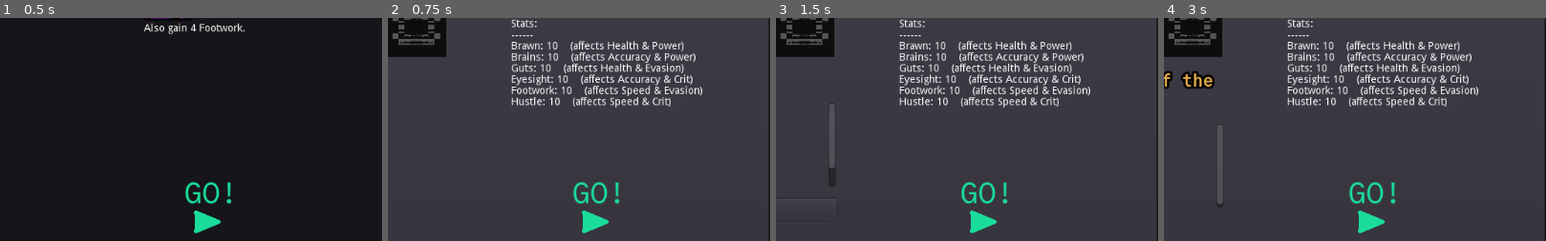
Above: before the commit, frames 1-4 (left to right).
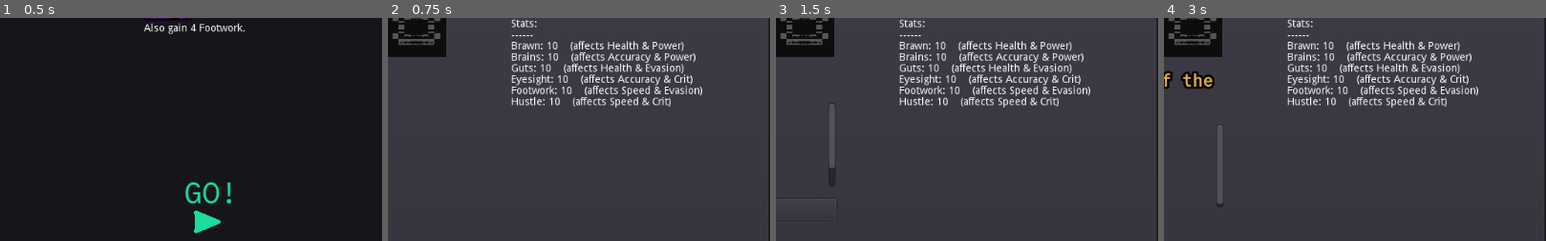
Above: after the commit, the same moments.

Repository: redxaxder/7DRL2024
Game: Godot game, scene res://main.tscn
Two runs of this game, one before a commit and one after it. Both use one fixed random seed, a clock stepped at 60 frames per second and the inputs below.
Inputs (mouse positions are % of the whole screen's width and height, from its top left):
- Up to frame 1 (0.5 s): no input
- Up to frame 2 (0.75 s): click "Skill Tree" at 0.5 s
- Up to frame 3 (1.5 s): click (10, 17) at 1.27 s
- Up to frame 4 (3 s): click (19, 17) at 2.02 s; click (27, 17) at 2.77 s
The pictures show only the part of the screen within x 50-100%, y 48-98%; the shares and areas given below are measured in that part.

Frame 1 is identical in both runs. In frame 2, 0.9% of the frame differs, in the area x 48-61%, y 73-97%; in frame 3, 0.9%; in frame 4, 0.9%.

Commit message:
Removing go button from skill tree view. Go/viewer enter shortcuts.

Diff:
--- a/data/consumables/Consumables.gd
+++ b/data/consumables/Consumables.gd
@@ -118,7 +118,6 @@
 		randi() % 6
 	]
 	stat_reward_increase = (randi() % 3) + 3
-	print("init rewards "+ str(stat_reward_increase))
 
 	for s in won_stats:
 		stat_text += "Also gain {0} {1}.\n".format([
--- a/main.gd
+++ b/main.gd
@@ -166,7 +166,7 @@
 
 func update_button_visibility():
 	get_node("%DONE").visible = !gonogo and !gameover and has_seen_end
-	get_node("%GO").visible = gonogo or gameover
+	get_node("%GO").visible = (gonogo or gameover) && !$SkillTreePanel.visible
 	get_node("%RESTART").visible = gameover
 	get_node("%ConsumablesContainer").visible = gonogo and !gameover and !$SkillTreePanel.visible
 	get_node("%FloorNumber").visible = gonogo and !$SkillTreePanel.visible
@@ -206,8 +206,15 @@
 func _unhandled_input(event):
 	if event.is_action_pressed("toggle"):
 		if get_node("%GO").visible == true: go()
-	if event.is_action_pressed("return"):
-		if get_node("%DONE").visible == true: done()
+	if event.is_action_pressed("return") && !$SkillTreePanel.visible:
+		var debounce_timer : Timer = get_node("%history_view").get_node("%DebounceTimer")
+		if debounce_timer.get_time_left() <= 0:
+			if get_node("%GO").visible == true && gonogo:
+				debounce_timer.start(0.2)
+				go()
+			if get_node("%DONE").visible == true && !gonogo:
+				debounce_timer.start(0.2)
+				done()
 	if event.is_action_pressed("teleport_potion"):
 		get_node("%ConsumablesContainer").use_consumable("teleport")
 	if event.is_action_pressed("health_potion"):
@@ -456,11 +463,7 @@
 
 	if Constants.debug_mode:
 		var next_encounter_outcome = drive_encounter(DataUtil.deep_dup(mod_state), map, driver_seed)
-		print("drive history hp", next_encounter_outcome.final().get_player().cur_hp)
 		var encounter_damage = player_hp - calculate_new_hp(next_encounter_outcome)
-		print("calculate_new_hp", calculate_new_hp(next_encounter_outcome))
-		print("encounter damage", encounter_damage)
-		print("player_hp", player_hp)
 		get_node("%damage_preview").text = "[ - %d ]" % encounter_damage
 		get_node("%damage_preview").visible = true
 
@@ -477,8 +480,6 @@
 	var temp_hp = final_player_state.stats.max_hp() - player_stats.max_hp()
 	temp_hp = min(temp_hp, remaining_hp)
 	temp_hp = max(0, temp_hp)
-	print("remaining_hp", remaining_hp)
-	print("temp_hp", temp_hp)
 	return remaining_hp - temp_hp
 
 
--- a/playback/ViewHistory.gd
+++ b/playback/ViewHistory.gd
@@ -13,6 +13,8 @@
 var map: Map
 var marked_end = false
 var events_logged: int = 0
+var debounce_timer : Timer
+var currently_displayed = false
 
 signal seen_end(state)
 signal updated(encounter_state, encounter_event)
@@ -38,6 +40,8 @@
 	progressbar.step = 1
 	progressbar.min_value = 0
 	progressbar.connect("scrolling", self, "progress_bar_scroll")
+
+	debounce_timer = get_node("%DebounceTimer")
 
 func _end():
 	if !history: return 0
@@ -51,12 +55,15 @@
 	for c in get_node("%combat_log").get_children():
 		c.queue_free()
 	for c in get_children():
-		c.visible = false
+		if 'visible' in c:
+			c.visible = false
+	currently_displayed = false
 
 var _victory_messages = []
 func view(_history: EncounterHistory, _map: Map, victory_messages):
 	for c in get_children():
-		c.visible = true
+		if 'visible' in c:
+			c.visible = true
 	history = _history
 	max_cursor = 0
 	map = _map
@@ -68,6 +75,7 @@
 	var progressbar = get_node("%progress_bar")
 	progressbar.max_value = _end()
 	_refresh()
+	currently_displayed = true
 
 func _update_history_log():
 	var history_amount = history.size() - 1
@@ -213,13 +221,18 @@
 		_refresh()
 
 func _unhandled_input(event):
-	if event.is_action_pressed("up"): to_start()
-	if event.is_action_pressed("down"): to_end()
-	if event.is_action_pressed("right"): next()
-	if event.is_action_pressed("left"): prev()
-	if event.is_action_pressed("toggle"):
-		if get_node("%play").visible: play()
-		elif get_node("%pause").visible: pause()
+	if currently_displayed:
+		if event.is_action_pressed("up"): to_start()
+		if event.is_action_pressed("down"): to_end()
+		if event.is_action_pressed("return"):
+			if debounce_timer.get_time_left() <= 0 && cursor < _end():
+				debounce_timer.start(0.2)
+				to_end()
+		if event.is_action_pressed("right"): next()
+		if event.is_action_pressed("left"): prev()
+		if event.is_action_pressed("toggle"):
+			if get_node("%play").visible: play()
+			elif get_node("%pause").visible: pause()
 
 func _gui_input(event):
 	if event.is_action_pressed("ui_up"): to_start()
--- a/playback/ViewHistory.tscn
+++ b/playback/ViewHistory.tscn
@@ -171,3 +171,7 @@
 margin_right = 266.0
 size_flags_horizontal = 3
 custom_constants/separation = 0
+
+[node name="DebounceTimer" type="Timer" parent="."]
+unique_name_in_owner = true
+one_shot = true
